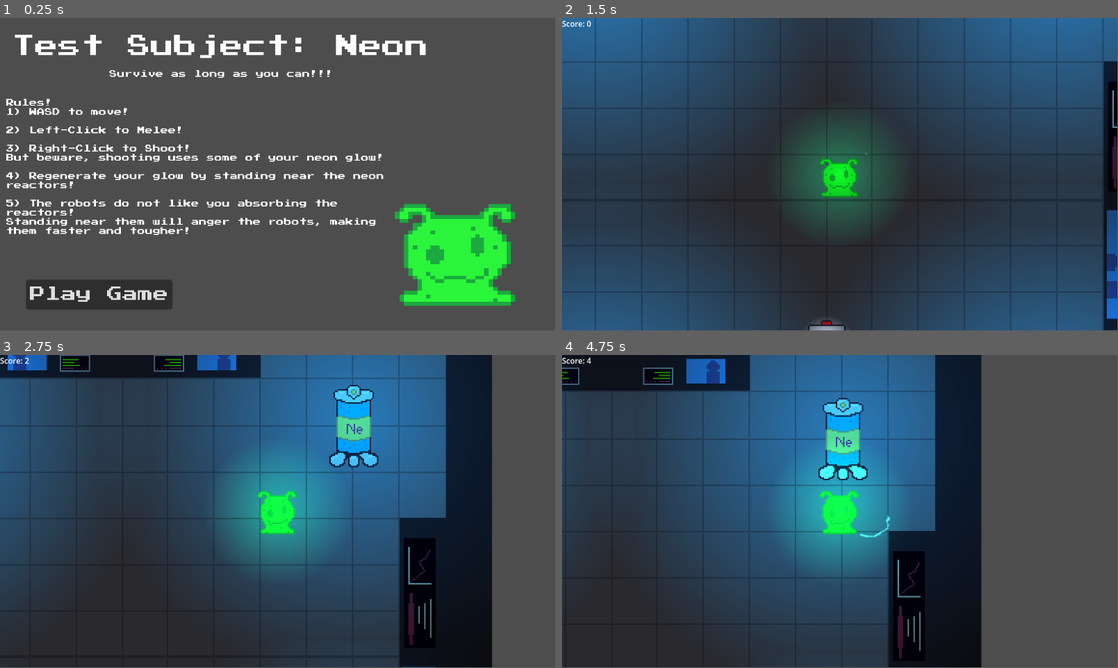
Above: before the commit, frames 1-4 (two rows, left to right).
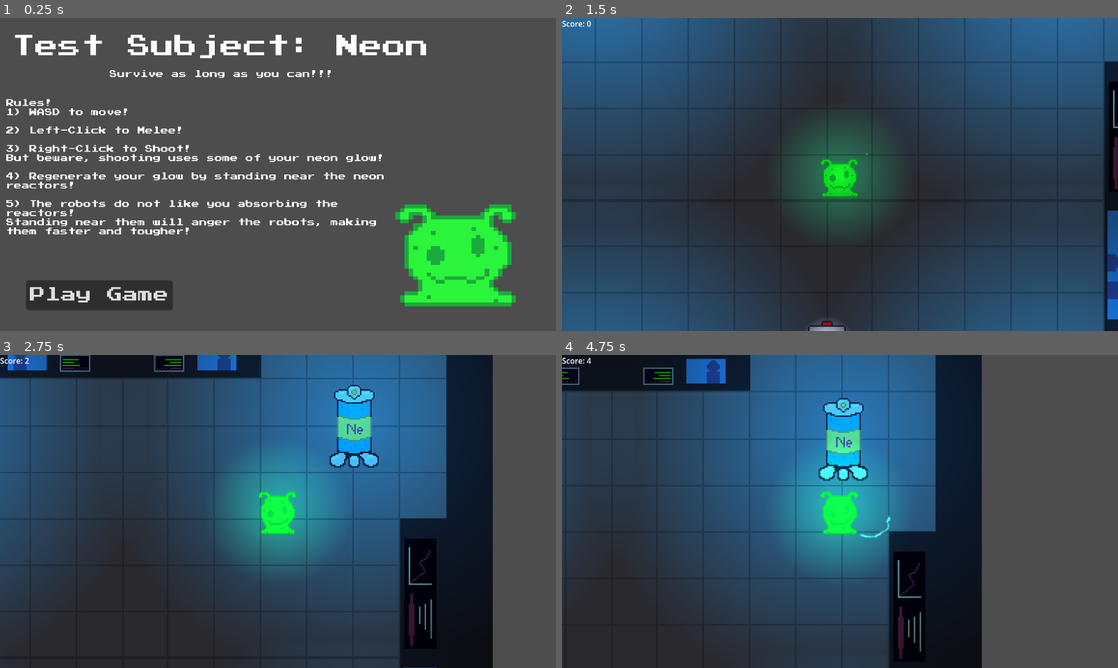
Above: after the commit, the same moments.

Repository: ACM-Game-Dev/FullyhacksSpring2024
Game: Godot game, scene res://start_menu.tscn
The game is run twice, just before and just after one commit, with the same random seed, the same clock (stepped at 60 frames per second) and the same inputs.
Inputs (mouse positions are in pixels of both pictures, inside the frame that each line leads up to):
- Up to frame 1 (0.25 s): no input
- Up to frame 2 (1.5 s): click "Play Game" at 0.5 s; move the mouse to (962, 158) at 1.27 s; hold D (move_right) from 1.28 s (still down); click (962, 158) at 1.42 s
- Up to frame 3 (2.75 s): move the mouse to (166, 527) at 2.02 s; release D (move_right) at 2.03 s; hold W (move_down) from 2.03 s (still down); click (166, 527) at 2.17 s
- Up to frame 4 (4.75 s): move the mouse to (895, 442) at 2.77 s; release W (move_down) at 2.78 s; hold D (move_right) 2.78-3.53 s; click (895, 442) at 2.92 s; move the mouse to (812, 574) at 3.52 s; hold S (move_up) 3.53-4.28 s; click (812, 574) at 3.67 s; move the mouse to (1006, 558) at 4.27 s; hold A (move_left) from 4.28 s (still down); click (1006, 558) at 4.42 s
In our replay, the window is 799x449 before the commit and 800x450 after it. These sizes can differ from the game's own. Grey fills any space a smaller window leaves; there, only what the larger window draws over its background counts as a difference.

The runs differ from the first frame. In frame 1, 4.3% of the frame differs, in the area x 1-93%, y 5-93%; in frame 2, 0.7%; in frame 3, 1.3%; in frame 4, 1.3%.

Commit message:
fixed aspect ratio and starts fullscreen

Diff:
--- /dev/null
+++ b/FullyHacks/TestSubject-Neon/Bullet.gd
@@ -0,0 +1,22 @@
+extends Node2D
+@export var SPEED: int = 5
+var direction = Vector2.RIGHT
+
+# Called when the node enters the scene tree for the first time.
+func _ready():
+	set_as_top_level(true)
+	look_at(position + direction)
+
+# Called every frame. 'delta' is the elapsed time since the previous frame.
+func _process(delta):
+	direction = Vector2.RIGHT.rotated(rotation)
+	position.x += direction.x * SPEED
+	position.y += direction.y * SPEED
+
+
+func _on_visible_on_screen_notifier_2d_screen_exited():
+	queue_free()
+
+func _on_body_entered(body):
+	if body.name("Player"):
+		queue_free()
--- /dev/null
+++ b/FullyHacks/TestSubject-Neon/Character/Arm.gd
@@ -0,0 +1,17 @@
+extends Area2D
+
+
+
+
+const DAMAGE_VAL = 25
+
+var hitsound = preload("res://Art/Retro Swooosh 02.wav")
+
+func _on_player_melee(val):
+	print("Meled")
+	for body in get_overlapping_bodies():
+		print(body.name)
+		if body.has_method("take_damage"):
+			%ArmSounds.stream = hitsound
+			%ArmSounds.play()
+			body.take_damage(val)
--- /dev/null
+++ b/FullyHacks/TestSubject-Neon/Character/MeleeAnimator.gd
@@ -0,0 +1,16 @@
+extends AnimatedSprite2D
+
+const ANIMATIONS = {
+	melee_swing = "melee_swing",
+	idle = "idle"
+}
+
+func _ready():
+	animation = ANIMATIONS.idle
+
+func _on_player_melee(val):
+	play(ANIMATIONS.melee_swing)
+
+
+func _on_animation_finished():
+	play(ANIMATIONS.idle)
--- /dev/null
+++ b/FullyHacks/TestSubject-Neon/Character/antirotate.gd
@@ -0,0 +1,5 @@
+extends AnimatedSprite2D
+
+# Called every frame. 'delta' is the elapsed time since the previous frame.
+func _process(delta):
+	global_rotation = 0
--- /dev/null
+++ b/FullyHacks/TestSubject-Neon/CharacterBody2D.gd
@@ -0,0 +1,117 @@
+extends CharacterBody2D
+
+signal player_death
+signal melee
+signal ranged
+signal melee_hold
+signal spire_enter
+
+
+var bullet = preload("res://rad_particle.tscn")
+var gameover_scene = preload("res://game_over.tscn")
+
+const SPEED = 300.0
+const MAX_ENERGY = 100
+const MELEE_COOLDOWN = 0.6
+const RANGED_COOLDOWN = 0.1
+
+var melee_damage = 25.0
+var ranged_damage = 50.0
+var score = 0.0
+
+# Get the gravity from the project settings to be synced with RigidBody nodes.
+var gravity = ProjectSettings.get_setting("physics/2d/default_gravity")
+var prevVelocity = Vector2.ZERO
+
+var energy = 100
+var mouse_pos = Vector2.ZERO
+
+var can_melee = true
+var can_ranged = true
+
+func take_damage(damage):
+	energy -= damage
+	handle_death()
+
+func handle_death():
+	if energy <= 0:
+		player_death.emit()
+
+func update_aim():
+	mouse_pos = get_global_mouse_position()
+	#print(mouse_pos)
+
+func check_melee():
+	if Input.is_mouse_button_pressed(MOUSE_BUTTON_LEFT) and can_melee:
+		melee.emit(melee_damage)
+
+func check_ranged():
+	if Input.is_mouse_button_pressed(MOUSE_BUTTON_RIGHT) and can_ranged:
+		ranged.emit()
+
+func _physics_process(delta):
+	score += delta
+	print(score)
+	$PointLight2D.energy = energy /75.0
+	var direction_x = Input.get_axis("move_left", "move_right")
+	var direction_y = Input.get_axis("move_down", "move_up")
+
+	if direction_x or direction_y:
+		velocity.x = direction_x * SPEED
+		velocity.y = direction_y * SPEED
+	else:
+		velocity.x = move_toward(velocity.x, 0, SPEED)
+		velocity.y = move_toward(velocity.y, 0 , SPEED)
+
+	velocity.x = lerp(prevVelocity.x,velocity.x, 0.1)
+	velocity.y = lerp(prevVelocity.y,velocity.y, 0.1)
+	prevVelocity = velocity
+
+	update_aim()
+
+	look_at(mouse_pos)
+	check_melee()
+	check_ranged()
+	#print(energy)
+	move_and_slide()
+
+
+func _on_melee(val):
+	#print("MELEE'D")
+	can_melee = false
+
+	%AudioStreamPlayer2D.stream = load("res://Art/Retro Swooosh 07.wav")
+	%AudioStreamPlayer2D.play()
+
+	%MeleeTimer.wait_time = MELEE_COOLDOWN
+	%MeleeTimer.start()
+
+func _on_ranged():
+	print("RANGED'D")
+	if energy >= 5:
+		%AudioStreamPlayer2D.stream = load("res://Art/Retro Weapon Laser 36.wav")
+		%AudioStreamPlayer2D.play()
+		var new_bullet = bullet.instantiate()
+		get_parent().add_child(new_bullet)
+		new_bullet.global_position = %Arm.global_position
+		new_bullet.global_rotation = %Arm.global_rotation
+		energy -= 5
+
+	can_ranged = false
+	%RangedTimer.wait_time = RANGED_COOLDOWN
+	%RangedTimer.start()
+
+func _on_melee_timer_timeout():
+	can_melee = true
+
+func _on_ranged_timer_timeout():
+	can_ranged = true
+
+func gain_energy(val):
+	if energy <= MAX_ENERGY:
+		energy += val
+
+func _on_player_death():
+	var game_over = gameover_scene.instantiate()
+	Score.set_score(score)
+	get_tree().change_scene_to_packed(gameover_scene)
--- /dev/null
+++ b/FullyHacks/TestSubject-Neon/GameManager.gd
@@ -0,0 +1,65 @@
+extends Node2D
+
+const SPAWN_LOCATIONS = {
+	spawn_left = Vector2(-276,0),
+	spawn_right = Vector2(270,0),
+	spawn_top = Vector2(0,-270),
+	spawn_bottom = Vector2(0,270),
+}
+
+var spawn_delay = 2
+
+var time = 0
+var time_since_spawn = spawn_delay
+var difficulty = 1
+var time_speed = 0.1
+
+var melee_enemy = preload("res://Melee.tscn")
+var gameover_scene = preload("res://game_over.tscn")
+
+
+func check_spawn_monster():
+	if time_since_spawn >= spawn_delay:
+		spawn_robots()
+		time_since_spawn = 0
+
+func choose_spawn(val):
+	if val < 0.25:
+		return SPAWN_LOCATIONS.spawn_left
+	elif val < 0.50:
+		return SPAWN_LOCATIONS.spawn_right
+	elif val < 0.75:
+		return SPAWN_LOCATIONS.spawn_top
+	elif val < 1:
+		return SPAWN_LOCATIONS.spawn_bottom
+
+func spawn_robots():
+	for i in range(difficulty):
+		var new_spawn = melee_enemy.instantiate()
+		add_child(new_spawn)
+		var rand = randf()
+		var spawn_pos = choose_spawn(rand)
+		new_spawn.global_position = spawn_pos
+
+func increase_time_speed():
+	time_speed += 0.1
+
+func decrease_time_speed():
+	time_speed -= 0.1
+
+func set_time_speed(val):
+	time_speed = val
+
+func _on_time_increment_timeout():
+	time += time_speed
+	time_since_spawn += time_speed
+
+	difficulty = round((time / 20) + 1)
+
+func get_difficulty():
+	return difficulty
+
+func _process(delta):
+	check_spawn_monster()
+	if Input.get_action_raw_strength("ui_cancel"):
+		get_tree().quit()
--- /dev/null
+++ b/FullyHacks/TestSubject-Neon/Globals.gd
@@ -0,0 +1,6 @@
+extends Node
+
+var collective_charge: int = 0
+
+func _ready():
+	collective_charge = clamp(collective_charge, 0, 400)
--- /dev/null
+++ b/FullyHacks/TestSubject-Neon/Melee_Logic.gd
@@ -0,0 +1,67 @@
+extends CharacterBody2D
+
+const DEFAULT_SPEED = 50
+var SPEED = 50
+var gravity = ProjectSettings.get_setting("physics/2d/default_gravity")
+@onready var game = get_parent()
+@onready var difficulty = game.get_difficulty()
+@onready var player = game.get_node("Player")
+@onready var spire = game.get_node("Spires").get_node("Spire1")
+var direction
+@onready var max_health = 50 + (10 * (game.difficulty - 1))
+@onready var health = max_health
+@onready var attack = 1 + (1 * (game.difficulty -1))
+var chase = true
+var attacking = false
+@onready var attacktimer = $PlayerDetection/Attack_Timer
+# Called when the node enters the scene tree for the first time.
+func _ready():
+	pass
+
+func update_speed():
+	SPEED = DEFAULT_SPEED + spire.get_global_charge()
+
+# Called every frame. 'delta' is the elapsed time since the previous frame.
+func _process(delta):
+	$PointLight2D.energy = health / max_health
+	direction = (player.global_position - self.global_position).normalized()
+	if chase == true:
+		velocity.x = direction.x * SPEED
+		velocity.y = direction.y * SPEED
+	else:
+		velocity.x = 0
+		velocity.y = 0
+	if attacking:
+		damage_player()
+		#print(player.energy)
+	update_speed()
+	move_and_slide()
+
+
+func _on_player_detection_body_entered(body):
+	if body.name == "Player":
+		attacking = true
+
+	if body.name == "Attack":
+		health -= 10
+
+
+func _on_player_detection_body_exited(body):
+	if body.name == "Player":
+		attacking = false
+		attacktimer.stop()
+
+func damage_player():
+	player.take_damage(attack)
+	attacking = false
+	attacktimer.start()
+
+func take_damage(val):
+	health -= val
+	print(health)
+	if health <= 0:
+		queue_free()
+
+
+func _on_attack_timer_timeout():
+	attacking = true
--- /dev/null
+++ b/FullyHacks/TestSubject-Neon/MrSuck.gd
@@ -0,0 +1,87 @@
+extends CharacterBody2D
+
+var SPEED = 50
+var gravity = ProjectSettings.get_setting("physics/2d/default_gravity")
+var direction
+var chase = true
+var charged = false
+var closest_spire = null
+var attacking = false
+@onready var game = get_tree().get_root().get_node("Map")
+@onready var player = game.get_node("Player")
+@onready var health = 50 + (10 * (game.difficulty - 1))
+@onready var attack = 2 + (2 * (game.difficulty -1))
+@onready var spires = %Spires
+@onready var siphon_timer = $PlayerDetection/Siphon
+@onready var attacktimer = $"PlayerDetection/Attack Timer"
+
+
+
+
+# Called when the node enters the scene tree for the first time.
+func _ready():
+	#populate_points()
+	print(get_tree().get_root())
+
+
+# Called every frame. 'delta' is the elapsed time since the previous frame.
+func _process(delta):
+	if closest_spire == null:
+		find_player()
+	else:
+		if chase:
+			direction = (closest_spire.global_position - self.global_position).normalized()
+			velocity.x = direction.x * SPEED
+			velocity.y = direction.y * SPEED
+		elif charged:
+			direction = (player.global_position - self.global_position).normalized()
+			velocity.x = direction.x * SPEED
+			velocity.y = direction.y * SPEED
+		else:
+			velocity.x = 0
+			velocity.y = 0
+		if attacking:
+			damage_player()
+			print (player.energy)
+		move_and_slide()
+
+
+
+func _on_player_detection_body_entered(body):
+	if body.name == "Player":
+		attacking = true
+
+
+func _on_player_detection_body_exited(body):
+	if body.name == "Player":
+		chase = true
+
+func find_player():
+	var target_spire
+	var min_distance = INF
+	for spire in spires.get_children():
+		var this_distance = (spire.global_position.x - global_position.x) + (spire.global_position.y - global_position.y)
+		if (this_distance < min_distance):
+			min_distance = this_distance
+			target_spire = spire
+	closest_spire = target_spire
+
+func _on_siphon_timeout():
+	chase = false
+	charged = true
+	health *= 3
+	SPEED *= 2
+	# Call function to remove energy
+
+func _on_player_detection_area_entered(area):
+	# I have no idea how to define this so I just called all 4
+	if area.name == "Spire" || "Spire2" || "Spire3" || "Spire4":
+		siphon_timer.start()
+
+func damage_player():
+	player.take_damage(attack)
+	attacking = false
+	attacktimer.start()
+
+func _on_attack_timer_timeout():
+	attacking = true
--- /dev/null
+++ b/FullyHacks/TestSubject-Neon/Ranged_Logic.gd
@@ -0,0 +1,60 @@
+extends CharacterBody2D
+@onready var BULLET = preload("res://Bullet.tscn")
+var SPEED = 50
+var gravity = ProjectSettings.get_setting("physics/2d/default_gravity")
+@onready var player = %Player
+var direction
+var health
+var chase = true
+var is_moving = false
+var reloaded = true
+@onready var shoot_timer = $"PlayerDetection/Shoot Timer"
+@onready var game = player.get_parent()
+
+# Called when the node enters the scene tree for the first time.
+func _ready():
+	pass
+
+
+# Called every frame. 'delta' is the elapsed time since the previous frame.
+func _process(delta):
+	move()
+	if (reloaded):
+		shoot_bullet()
+
+func _on_player_detection_body_entered(body):
+	if body.name == "Player":
+		chase = false
+	if body.name == "Attack":
+		health -= 10
+
+func _on_player_detection_body_exited(body):
+	if body.name == "Player":
+		chase = true
+
+func shoot_bullet():
+	look_at(player.global_position)
+	reloaded = false
+	var bullet = BULLET.instantiate()
+	get_tree().current_scene.add_child(bullet)
+	bullet.global_position = global_position
+	bullet.rotation = rotation
+
+
+	shoot_timer.start()
+
+func move():
+	direction = (player.global_position - self.global_position).normalized()
+	if chase:
+		velocity.x = direction.x * SPEED
+		velocity.y = direction.y * SPEED
+		is_moving = true
+	else:
+		velocity.x = 0
+		velocity.y = 0
+		is_moving = false
+	move_and_slide()
+
+
+func _on_shoot_timer_timeout():
+	reloaded = true
--- /dev/null
+++ b/FullyHacks/TestSubject-Neon/Spire2D.gd
@@ -0,0 +1,55 @@
+extends Area2D
+
+signal prox
+
+const MAX_CHARGE = 100
+const CHARGE_RATE = 1
+const CHARGE_FALLOFF_RATE = 0.25
+
+var charging = false
+
+var charge = 0
+static var global_charge = 0
+var player = null
+
+# Called when the node enters the scene tree for the first time.
+func _ready():
+	pass # Replace with function body.
+
+
+# Called every frame. 'delta' is the elapsed time since the previous frame.
+func _process(delta):
+	charge = clamp(charge, 0, MAX_CHARGE)
+	$PointLight2D.energy = 1 - charge / 100
+	#print("Collective Charge:", str(global.collective_charge))
+
+func _on_body_entered(body):
+	if body.has_method("gain_energy"):
+		player = body
+		charging = true
+		%AudioStreamPlayer2D.stream = load("res://Art/Retro Charge Off StereoUP 02.wav")
+		%AudioStreamPlayer2D.play()
+		prox.emit()
+		print("Player Entered, Charging Up!")
+
+
+func _on_charge_timer_timeout():
+	if charging:
+		if charge < MAX_CHARGE:
+			charge += CHARGE_RATE
+			global_charge += CHARGE_RATE
+			player.gain_energy(2)
+
+	if not charging and charge > 0:
+		charge -= CHARGE_FALLOFF_RATE
+		global_charge -= CHARGE_FALLOFF_RATE
+
+func _on_body_exited(body):
+	if body.has_method("gain_energy"):
+		%AudioStreamPlayer2D.stream = load("res://Art/Retro Charge StereoUP 12.wav")
+		%AudioStreamPlayer2D.play()
+		charging = false
+		print("Charging Stopped!")
+
+func get_global_charge():
+	return global_charge
--- /dev/null
+++ b/FullyHacks/TestSubject-Neon/StartMenu.gd
@@ -0,0 +1,17 @@
+extends Control
+
+
+var mapScene = preload("res://map.tscn")
+# Called when the node enters the scene tree for the first time.
+func _ready():
+	pass
+
+
+# Called every frame. 'delta' is the elapsed time since the previous frame.
+func _process(delta):
+	pass
+
+
+func _on_button_pressed():
+	var game_scene = mapScene.instantiate()
+	get_tree().change_scene_to_packed(mapScene)
--- /dev/null
+++ b/FullyHacks/TestSubject-Neon/UI.gd
@@ -0,0 +1,7 @@
+extends CanvasLayer
+
+var score = 0.0
+
+func _process(delta):
+	score += delta
+	$Label.text = "Score: " + str(int(score))
--- /dev/null
+++ b/FullyHacks/TestSubject-Neon/files/GameManager.gd
@@ -0,0 +1,38 @@
+extends Node2D
+
+const SPAWN_LOCATIONS = {
+	spawn_one = Vector2()
+}
+
+var spawn_delay = 20
+
+var time = 0
+var time_since_spawn = spawn_delay - 5
+var difficulty = 1
+var time_speed = 0.1
+
+
+func check_spawn_monster():
+	if time_since_spawn >= spawn_delay:
+		spawn_robots()
+		time_since_spawn = 0
+
+func spawn_robots():
+	print("SPAWNED ROBOTS")
+
+func increase_time_speed():
+	time_speed += 0.1
+
+func decrease_time_speed():
+	time_speed -= 0.1
+
+func set_time_speed(val):
+	time_speed = val
+
+func _on_time_increment_timeout():
+	time += time_speed
+	time_since_spawn += time_speed
+	#print(time)
+
+func _process(delta):
+	check_spawn_monster()
--- /dev/null
+++ b/FullyHacks/TestSubject-Neon/files/rad_particle.gd
@@ -0,0 +1,22 @@
+extends Node2D
+
+var speed = 35
+var direction = Vector2.RIGHT
+
+func _process(delta):
+	direction = Vector2.RIGHT.rotated(rotation)
+	position.x += direction.x * speed
+	position.y += direction.y * speed
+
+func _on_area_2d_area_entered(area):
+
+	queue_free()
+
+
+func _on_area_2d_body_entered(body):
+	if body.name != "Player":
+		queue_free()
+
+
+func _on_timer_timeout():
+	queue_free()
--- /dev/null
+++ b/FullyHacks/TestSubject-Neon/game_over.gd
@@ -0,0 +1,12 @@
+extends Control
+
+
+var game_scene = preload("res://map.tscn")
+@onready var score = Score.score
+
+
+func _on_button_pressed():
+	get_tree().change_scene_to_packed(game_scene)
+
+func _process(delta):
+	%Label2.text = "You earned a score of: " + str(int(score))
--- /dev/null
+++ b/FullyHacks/TestSubject-Neon/icon.svg
@@ -0,0 +1 @@
+<svg height="128" width="128" xmlns="http://www.w3.org/2000/svg"><rect x="2" y="2" width="124" height="124" rx="14" fill="#363d52" stroke="#212532" stroke-width="4"/><g transform="scale(.101) translate(122 122)"><g fill="#fff"><path d="M105 673v33q407 354 814 0v-33z"/><path fill="#478cbf" d="m105 673 152 14q12 1 15 14l4 67 132 10 8-61q2-11 15-15h162q13 4 15 15l8 61 132-10 4-67q3-13 15-14l152-14V427q30-39 56-81-35-59-83-108-43 20-82 47-40-37-88-64 7-51 8-102-59-28-123-42-26 43-46 89-49-7-98 0-20-46-46-89-64 14-123 42 1 51 8 102-48 27-88 64-39-27-82-47-48 49-83 108 26 42 56 81zm0 33v39c0 276 813 276 813 0v-39l-134 12-5 69q-2 10-14 13l-162 11q-12 0-16-11l-10-65H447l-10 65q-4 11-16 11l-162-11q-12-3-14-13l-5-69z"/><path d="M483 600c3 34 55 34 58 0v-86c-3-34-55-34-58 0z"/><circle cx="725" cy="526" r="90"/><circle cx="299" cy="526" r="90"/></g><g fill="#414042"><circle cx="307" cy="532" r="60"/><circle cx="717" cy="532" r="60"/></g></g></svg>
--- /dev/null
+++ b/FullyHacks/TestSubject-Neon/rad_particle.gd
@@ -0,0 +1,21 @@
+extends Node2D
+
+var speed = 35
+var direction = Vector2.RIGHT
+var damage = 50
+
+func _process(delta):
+	direction = Vector2.RIGHT.rotated(rotation)
+	position.x += direction.x * speed
+	position.y += direction.y * speed
+
+
+func _on_area_2d_body_entered(body):
+	if body.name != "Player":
+		if body.has_method("take_damage"):
+			body.take_damage(50)
+		queue_free()
+
+
+func _on_timer_timeout():
+	queue_free()
--- /dev/null
+++ b/FullyHacks/TestSubject-Neon/score.gd
@@ -0,0 +1,6 @@
+extends Node
+
+var score = 0
+
+func set_score(val):
+	score = val
--- a/FullyHacks/project.godot
+++ b/FullyHacks/project.godot
@@ -12,13 +12,19 @@
 
 config/name="FullyHacks"
 run/main_scene="res://start_menu.tscn"
-config/features=PackedStringArray("4.2", "Forward Plus")
+config/features=PackedStringArray("4.1", "Forward Plus")
 config/icon="res://icon.svg"
 
 [autoload]
 
 global="*res://Globals.gd"
 Score="*res://score.gd"
+
+[display]
+
+window/size/mode=2
+window/stretch/mode="viewport"
+window/stretch/aspect="expand"
 
 [importer_defaults]
 
Binary file added: FullyHacks/TestSubject-Neon/Animations/hit_animations/balls.png.import
Binary file added: FullyHacks/TestSubject-Neon/Animations/hit_animations/blast01.png.import
Binary file added: FullyHacks/TestSubject-Neon/Animations/hit_animations/blast01_green.png.import
Binary file added: FullyHacks/TestSubject-Neon/Animations/hit_animations/blast01_orange.png.import
Binary file added: FullyHacks/TestSubject-Neon/Animations/hit_animations/blast02.png.import
Binary file added: FullyHacks/TestSubject-Neon/Animations/hit_animations/blast02_orange.png.import
Binary file added: FullyHacks/TestSubject-Neon/Animations/hit_animations/blood.png.import
Binary file added: FullyHacks/TestSubject-Neon/Animations/hit_animations/hit01.png.import
Binary file added: FullyHacks/TestSubject-Neon/Animations/hit_animations/hit02.png.import
Binary file added: FullyHacks/TestSubject-Neon/Animations/hit_animations/hit03.png.import
Binary file added: FullyHacks/TestSubject-Neon/Animations/hit_animations/hit04.png.import
Binary file added: FullyHacks/TestSubject-Neon/Animations/hit_animations/hit05.png.import
(and 52 more such lines)
